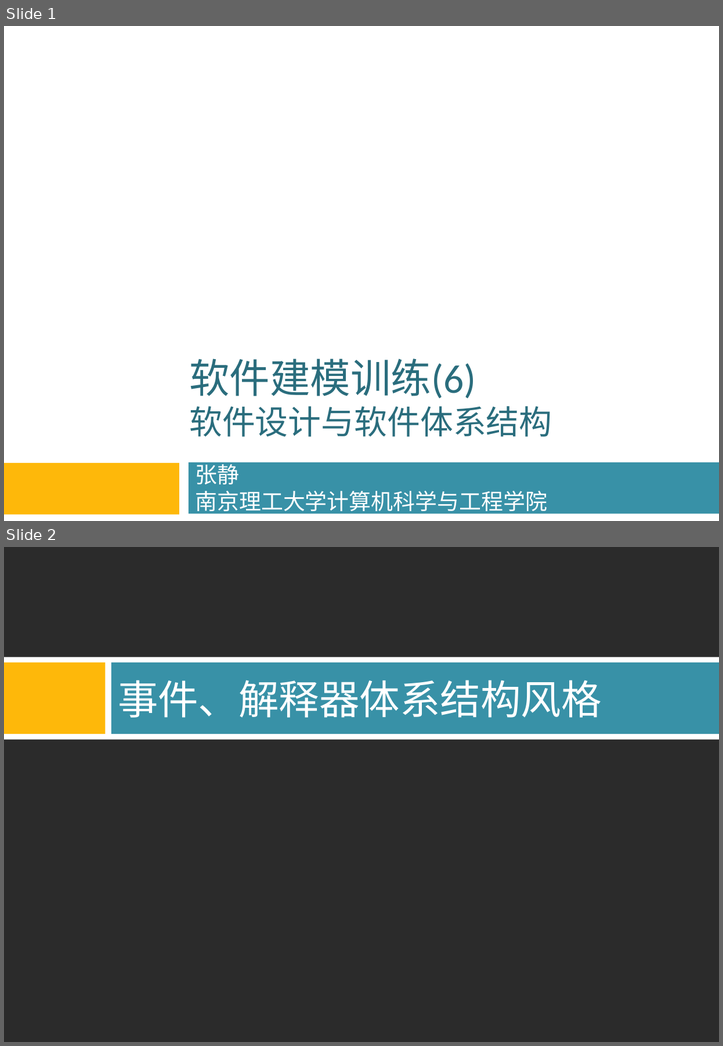
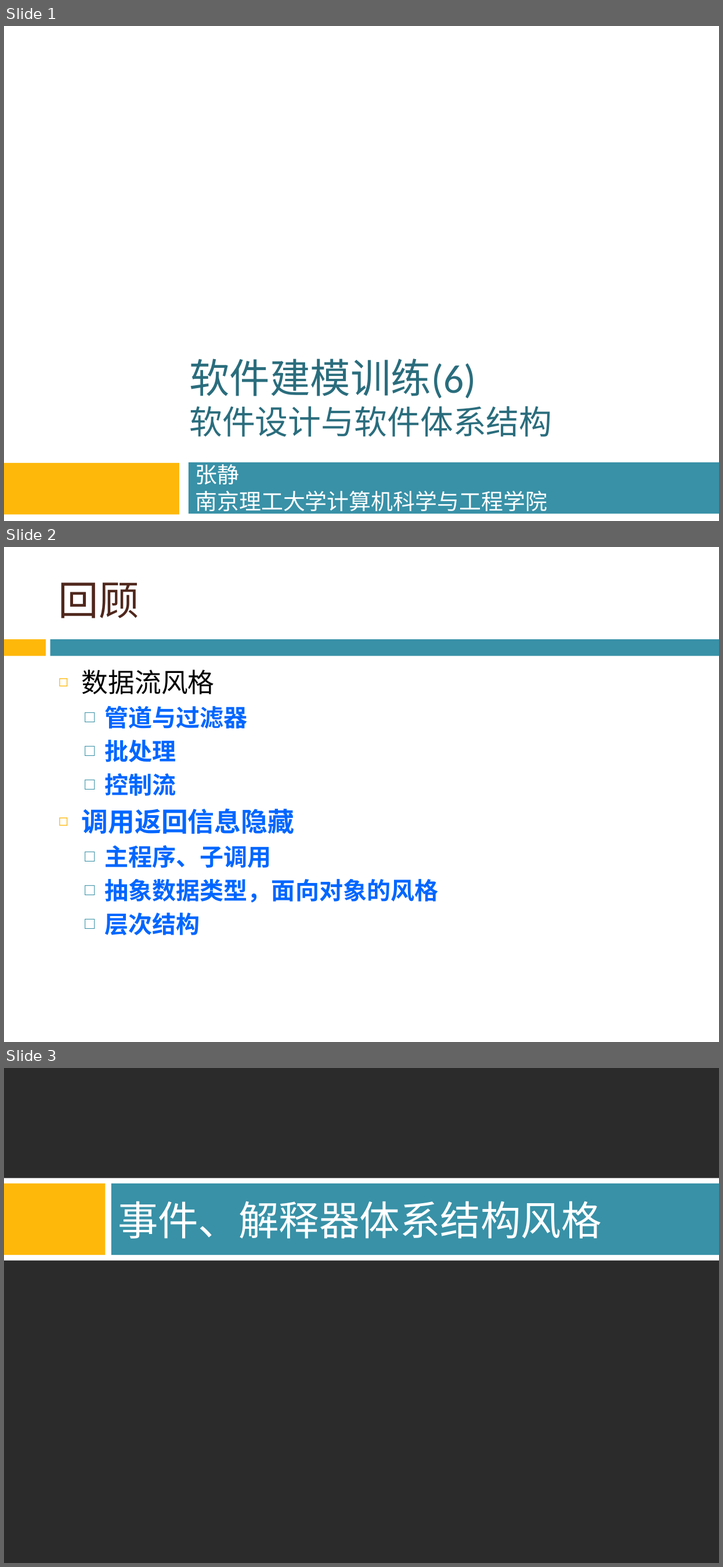
Before and after one commit to bonkboykz/jz81.github.io, a slide deck: course/smt/LectureNotes/(Spring2016)Lecture6.pptx. Shown one above the other, each under a label of ours: slides 1 and 2 before the commit, slides 1, 2 and 3 after it. The pictures are 723x1046 and 723x1567 pixels, drawn with LibreOffice and Linux fonts; fonts in the diff are those of the drawing; background and template pictures are left out; a plain dark background stands for a picture behind light text. Boxes give left, top, right and bottom in pixels: in the first picture for what was removed or moved away, otherwise in the second. Text is boxed around its words. In the diff, an @@ line names an element or a change of style, - is before the commit and + after.

Commit message:
change

```diff
--- a/course/smt/LectureNotes/(Spring2016)Lecture6.pptx
+++ b/course/smt/LectureNotes/(Spring2016)Lecture6.pptx
@@ slide 2 added at <box>4,547,719,1042</box>, background picture (left out) @@
@@ title added at <box>59,582,139,618</box>, 44 pt, text #4F271C @@
+回顾
@@ rectangle added at <box>4,639,46,656</box>, fill #FEB80A @@
@@ rectangle added at <box>50,639,719,656</box>, fill #3891A7 @@
@@ text added at <box>82,669,438,935</box>, 26 pt, text #0066FF, bold @@
+◻ 数据流风格
+  □ 管道与过滤器
+  □ 批处理
+  □ 控制流
+◻ 调用返回信息隐藏
+  □ 主程序、子调用
+  □ 抽象数据类型，面向对象的风格
+  □ 层次结构
@@ what was slide 2 is now slide 3 @@
```
